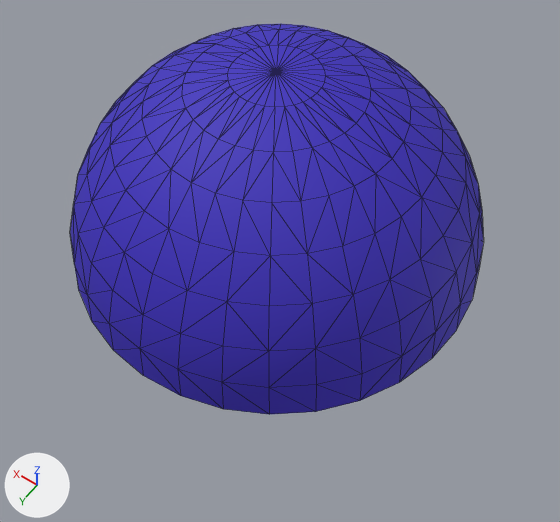
Two versions of the OBJ model models/object1109.obj, one commit apart.
Both versions are drawn from a camera (50 mm lens) standing at (-0.627, 0.868, 1.289) and looking at (-0.067, 0.083, 0.056). Lighting does not change. The marker at lower left points along +X, +Y and +Z. Mesh edges are drawn as thin lines. Where no turn or scale is listed for an object, it has been applied to the vertices.
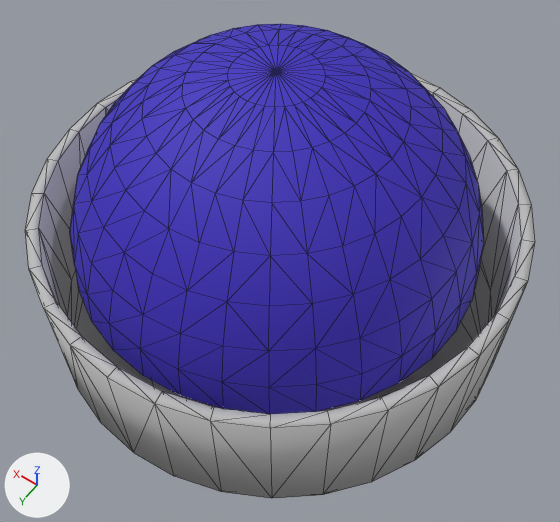
Edits to the scene script, one JSON object a line:
```json
{"op": "add", "block": "mat_material_002", "code": ["mat_material_002 = principled_material('Material.002')", "mat_material_002.base_color = (0.512, 0.512, 0.512)  # grey #bebebe", "mat_material_002.roughness = 0.696"]}
{"block": "me_object1109", "where": "# used by ob_object1109; location = (0.0, 0.0, 0.0)"}
{"op": "remove", "block": "me_object1109", "code": "me_object1109.from_pydata(...)  # 257 vertices, 480 faces; spans x -0.427..0.427, y -0.427..0.427, z 0.018..0.445"}
{"op": "add", "block": "me_object1109", "code": "me_object1109.from_pydata(...)  # 385 vertices, 732 faces; spans x -0.512..0.497, y -0.504..0.504, z -0.173..0.445"}
{"block": "me_object1109", "change": "me_object1109 part 1: a new loose piece of 128 vertices spanning x -0.512..0.497, y -0.504..0.504, z -0.173..0.129, in mat_material_002 (grey #bebebe)"}
{"op": "add", "block": "me_object1109", "code": "me_object1109.materials.append(mat_material_002)  # grey #bebebe"}
```

Location of each change, [x1, y1, x2, y2] in pixels of the pictures (560 x 522 px):
```json
{"object": "object1109", "change": "reshaped", "before": [70, 24, 484, 415], "after": [26, 24, 534, 498], "on screen": "23% wider, 21% taller"}
{"part": 1, "of": "me_object1109", "change": "added", "after": [26, 72, 534, 498]}
```
